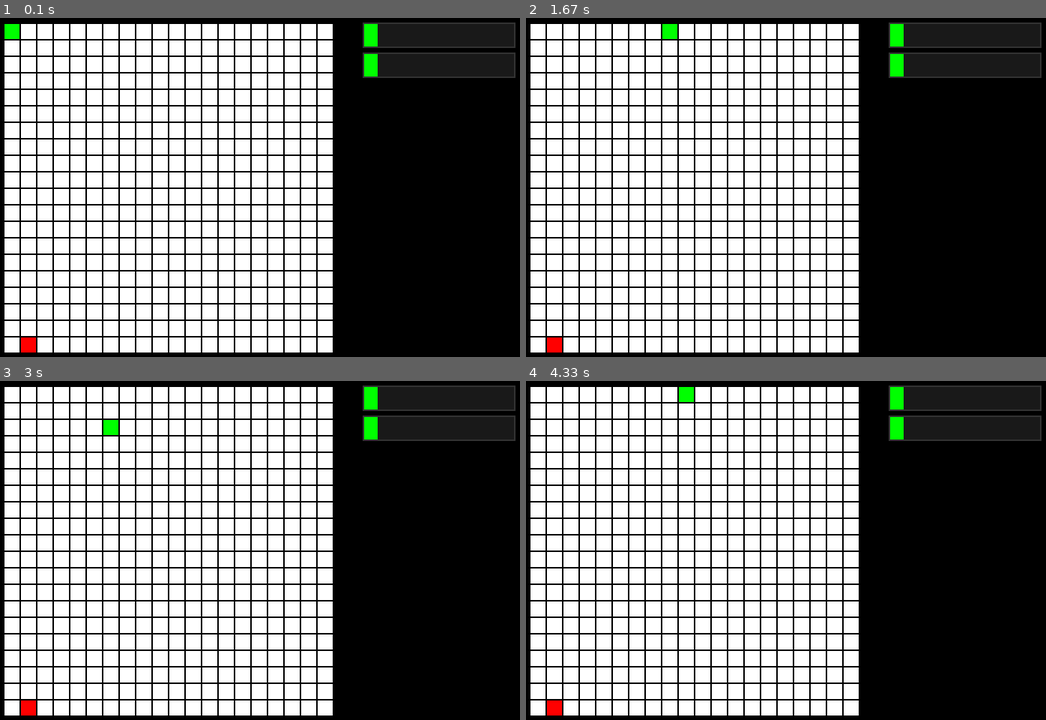
Above: before the commit, frames 1-4 (two rows, left to right).
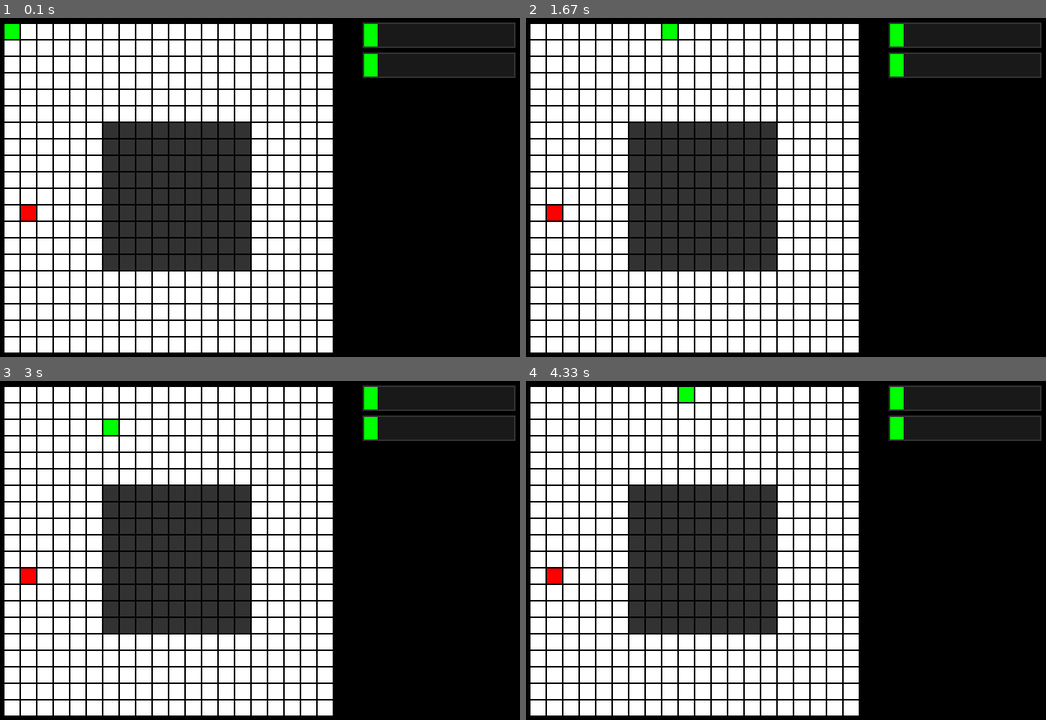
Above: after the commit, the same moments.

Repository: KonstBeliakov/pygame_snake
Game: pygame game, started from main.py
The game is run twice, just before and just after one commit, with the same random seed, the same clock (stepped at 60 frames per second) and the same inputs.
Inputs:
- Up to frame 1 (0.1 s): no input
- Up to frame 2 (1.67 s): no input
- Up to frame 3 (3 s): hold Left 1.83-2.37 s; hold Down 2.4-2.7 s; hold Left from 2.73 s (still down)
- Up to frame 4 (4.33 s): release Left at 3.13 s; hold Up 3.17-3.53 s; hold Right 3.57-4.2 s; hold Down from 4.23 s (still down)

The runs differ from the first frame. In frame 1, 11% of the frame differs, in the area x 4-49%, y 30-99%; in frame 2, 11%; in frame 3, 11%; in frame 4, 11%.

Commit message:
Добавлены стены Список cells был переименован в map

Diff:
--- a/main.py
+++ b/main.py
@@ -1,4 +1,5 @@
 import pygame
+import copy
 from time import perf_counter
 from random import choice
 
@@ -12,7 +13,11 @@
 
 n = 20
 
-cells = [[0 for _ in range(n)] for _ in range(n)]
+map = [[0 for _ in range(n)] for _ in range(n)]
+
+for i in range(6, 15):
+    for j in range(6, 15):
+        map[i][j] = 3
 
 snake = [(0, 0)]
 snake_length = 1
@@ -73,31 +78,32 @@
         if head[0] < 0 or head[1] < 0 or head[0] > n - 1 or head[1] > n - 1:
             gameOver = True
 
-        if head in snake:
+        if head in snake or map[head[0]][head[1]]:
             gameOver = True
         else:
             snake.append(head)
 
-    for i in range(len(cells)):
-        for j in range(len(cells[i])):
-            cells[i][j] = 0
+    temp_map = copy.deepcopy(map)
+
     for i in snake:
-        cells[i[0]][i[1]] = 1
+        temp_map[i[0]][i[1]] = 1
     if apple_position:
-        cells[apple_position[0]][apple_position[1]] = 2
+        temp_map[apple_position[0]][apple_position[1]] = 2
 
     if not apple_position:
-        apple_position = choice([(i, j) for i in range(n) for j in range(n) if not cells[i][j]])
+        apple_position = choice([(i, j) for i in range(n) for j in range(n) if not temp_map[i][j]])
 
-    for i in range(len(cells)):
-        for j in range(len(cells[i])):
-            match cells[i][j]:
+    for i in range(len(temp_map)):
+        for j in range(len(temp_map[i])):
+            match temp_map[i][j]:
                 case 0:
                     color = (255, 255, 255)
                 case 1:
                     color = (0, 255, 0)
                 case 2:
                     color = (255, 0, 0)
+                case 3:
+                     color = (50, 50, 50)
 
             pygame.draw.rect(screen, color, pygame.Rect(10 + i * (SELL_SIZE + 2), 10 + j * (SELL_SIZE + 2),
                                                         SELL_SIZE, SELL_SIZE))
